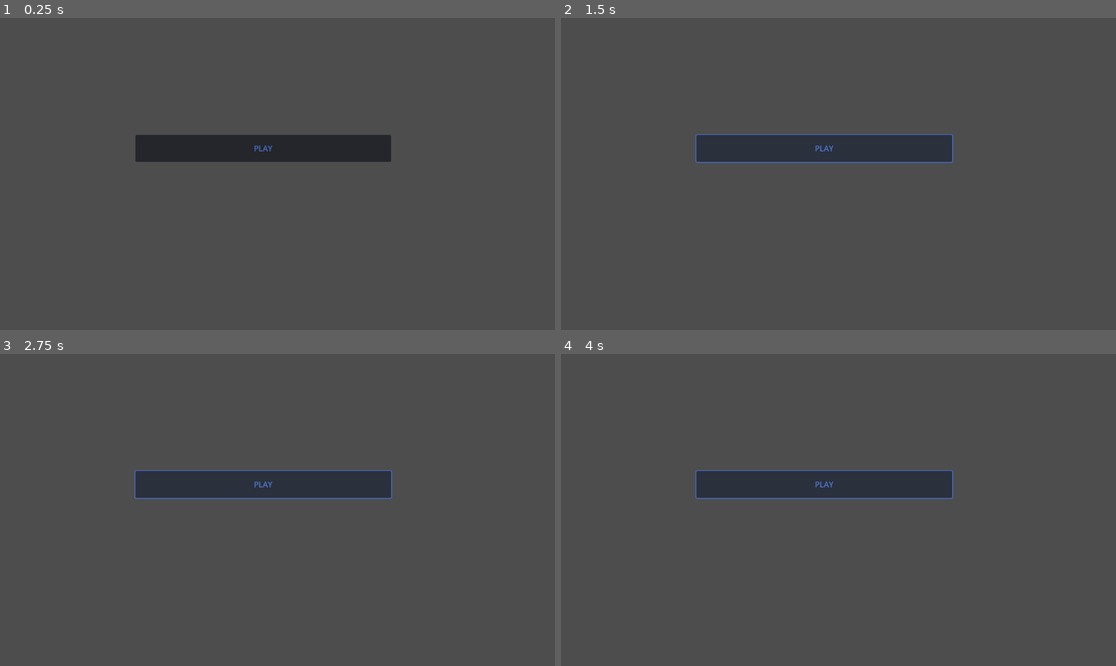
Above: before the commit, frames 1-4 (two rows, left to right).
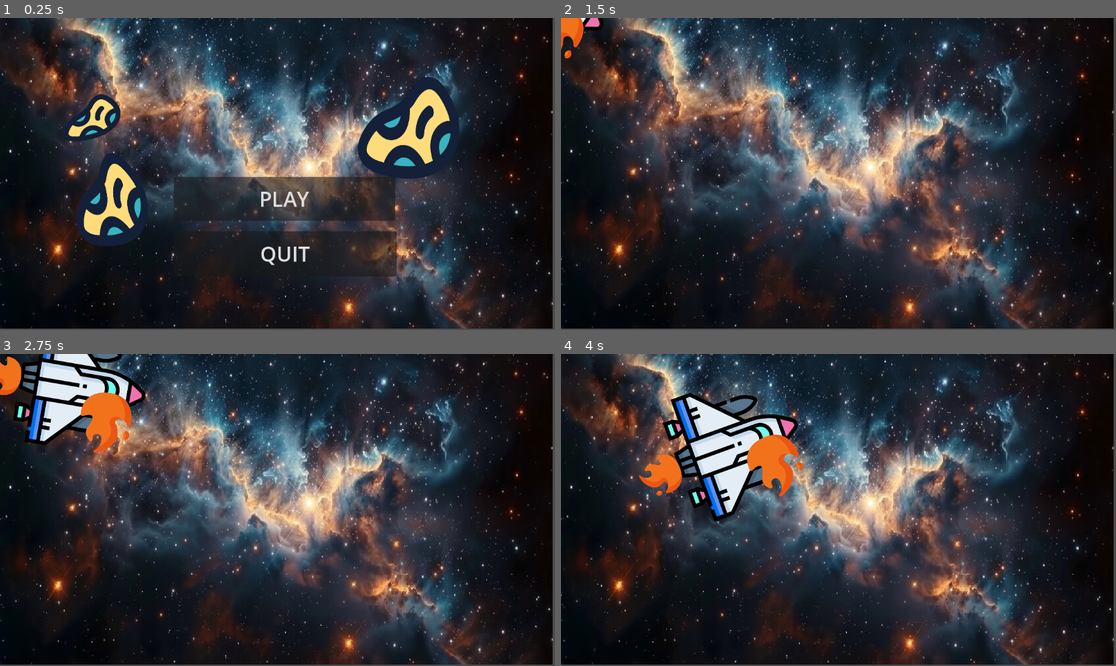
Above: after the commit, the same moments.

Repository: cools9/DistantWorlds
Game: Godot game, scene res://node_2d.tscn
Two runs of this game, one before a commit and one after it. Both use one fixed random seed, a clock stepped at 60 frames per second and the inputs below. Before the commit the project starts from res://main_screen.tscn.
Inputs (mouse positions are in pixels of both pictures, inside the frame that each line leads up to):
- Up to frame 1 (0.25 s): no input
- Up to frame 2 (1.5 s): click "PLAY" at 0.5 s; click (821, 149) at 1.25 s, where only the run before the commit has a clickable "PLAY"
- Up to frame 3 (2.75 s): tap Enter at 2 s; hold Right from 2.03 s (still down); tap Alt at 2.1 s
- Up to frame 4 (4 s): release Right at 2.78 s; hold Down 2.78-3.53 s; tap Shift at 2.85 s; hold Right from 3.53 s (still down); tap Alt at 3.6 s

The runs differ from the first frame. In frame 1, 92% of the frame differs, in the area x 0-100%, y 0-100%; in frame 2, 91%; in frame 3, 91%; in frame 4, 93%.

Commit message:
I DID THE CUTSCENE(NOT COMPLETELY)

Diff:
--- /dev/null
+++ b/asteroid.gd
@@ -0,0 +1,34 @@
+extends Node2D
+
+var speed = Vector2.ZERO
+var rotation_speed = 0.0
+
+func _ready():
+	var screen_size = get_viewport_rect().size
+
+	# Random position
+	position = Vector2(randf() * screen_size.x, randf() * screen_size.y)
+
+	# Random scale
+	scale = Vector2(randf_range(0.3, 1.0), randf_range(0.3, 1.0))
+
+	# Random speed
+	speed = Vector2(randf_range(-100, 100), randf_range(-100, 100))
+
+	# Random rotation speed
+	rotation_speed = randf_range(-2, 2)
+
+func _process(delta):
+	position += speed * delta
+	rotation += rotation_speed * delta
+
+	# Wrap around screen edges
+	var screen_size = get_viewport_rect().size
+	if position.x > screen_size.x:
+		position.x = 0
+	elif position.x < 0:
+		position.x = screen_size.x
+	if position.y > screen_size.y:
+		position.y = 0
+	elif position.y < 0:
+		position.y = screen_size.y
--- /dev/null
+++ b/asteroid.tscn
@@ -0,0 +1,15 @@
+[gd_scene load_steps=4 format=3 uid="uid://dncq0es188k0c"]
+
+[ext_resource type="Texture2D" uid="uid://b3flneqdbkyjf" path="res://meteorite.png" id="1_oabld"]
+[ext_resource type="Script" uid="uid://01787d10gge" path="res://asteroid.gd" id="1_p0ukn"]
+
+[sub_resource type="GDScript" id="GDScript_gm5ib"]
+
+[node name="asteroid" type="Node2D"]
+script = ExtResource("1_p0ukn")
+
+[node name="Sprite2D" type="Sprite2D" parent="."]
+position = Vector2(179, 221)
+scale = Vector2(0.606934, 0.698242)
+texture = ExtResource("1_oabld")
+script = SubResource("GDScript_gm5ib")
--- /dev/null
+++ b/background.tscn
@@ -0,0 +1,12 @@
+[gd_scene load_steps=2 format=3 uid="uid://djpafrvf2kum5"]
+
+[ext_resource type="Texture2D" uid="uid://croet3y4yy0q6" path="res://background.jpg" id="1_oabld"]
+
+[node name="background" type="Node2D"]
+z_index = -1
+
+[node name="Sprite2D" type="Sprite2D" parent="."]
+texture_filter = 1
+position = Vector2(573, 321)
+scale = Vector2(1.36949, 1.7975)
+texture = ExtResource("1_oabld")
--- a/main_screen.tscn
+++ /dev/null
@@ -1,27 +0,0 @@
-[gd_scene format=3 uid="uid://c3kc7l3rhcdq8"]
-
-[node name="Control" type="Control"]
-modulate = Color(0.334036, 0.499449, 0.863271, 1)
-self_modulate = Color(0.488496, 0.250801, 0.929626, 1)
-light_mask = 649
-visibility_layer = 133
-texture_filter = 2
-layout_mode = 3
-anchors_preset = 15
-anchor_right = 1.0
-anchor_bottom = 1.0
-offset_left = 4.0
-offset_top = -3.0
-offset_right = 4.0
-offset_bottom = -2.0
-grow_horizontal = 2
-grow_vertical = 2
-
-[node name="Button" type="Button" parent="."]
-layout_mode = 0
-offset_left = 277.0
-offset_top = 246.0
-offset_right = 808.0
-offset_bottom = 302.0
-tooltip_text = "START DA GAME"
-text = "PLAY"
--- /dev/null
+++ b/node_2d.gd
@@ -0,0 +1,8 @@
+extends Node2D
+
+
+func _on_button_pressed() -> void:
+	get_tree().quit()
+
+func _on_play_pressed() -> void:
+	get_tree().change_scene_to_file("res://scenes/first_cutscene.tscn")
--- /dev/null
+++ b/node_2d.tscn
@@ -0,0 +1,36 @@
+[gd_scene load_steps=5 format=3 uid="uid://57vtw8nade8j"]
+
+[ext_resource type="Script" uid="uid://dvk71mikth4tp" path="res://node_2d.gd" id="1_wtcfe"]
+[ext_resource type="PackedScene" uid="uid://dncq0es188k0c" path="res://asteroid.tscn" id="2_epypp"]
+[ext_resource type="PackedScene" uid="uid://br0c6gkrk2pr2" path="res://spawner.tscn" id="3_0hol4"]
+[ext_resource type="PackedScene" uid="uid://djpafrvf2kum5" path="res://background.tscn" id="4_0hol4"]
+
+[node name="Node2D" type="Node2D"]
+script = ExtResource("1_wtcfe")
+
+[node name="asteroid" parent="." instance=ExtResource("2_epypp")]
+
+[node name="spawner" parent="." instance=ExtResource("3_0hol4")]
+
+[node name="CanvasLayer" type="CanvasLayer" parent="."]
+
+[node name="PLAY" type="Button" parent="CanvasLayer"]
+offset_left = 361.0
+offset_top = 330.0
+offset_right = 820.0
+offset_bottom = 421.0
+theme_override_font_sizes/font_size = 43
+text = "PLAY"
+
+[node name="Button" type="Button" parent="CanvasLayer"]
+offset_left = 361.0
+offset_top = 443.0
+offset_right = 823.0
+offset_bottom = 537.0
+theme_override_font_sizes/font_size = 43
+text = "QUIT"
+
+[node name="background" parent="." instance=ExtResource("4_0hol4")]
+
+[connection signal="pressed" from="CanvasLayer/PLAY" to="." method="_on_play_pressed"]
+[connection signal="pressed" from="CanvasLayer/Button" to="." method="_on_button_pressed"]
--- a/project.godot
+++ b/project.godot
@@ -11,7 +11,7 @@
 [application]
 
 config/name="DistantWorlds"
-run/main_scene="res://main_screen.tscn"
+run/main_scene="uid://57vtw8nade8j"
 config/features=PackedStringArray("4.4", "Forward Plus")
 config/icon="res://icon.svg"
 
--- /dev/null
+++ b/scenes/first_cutscene.gd
@@ -0,0 +1,13 @@
+extends Node2D
+func _ready():
+	$AnimationPlayer.play("fly_in")
+	$mayday.play()
+	$sink_rate.play()
+	$beep.play()
+
+func _on_animation_player_animation_finished(anim_name):
+	if anim_name == "fly_in":
+		$beep.stop()
+		$mayday.stop()
+		$sink_rate.stop()
+		get_tree().change_scene_to_file("res://node_2d.tscn")
--- /dev/null
+++ b/scenes/first_cutscene.tscn
@@ -0,0 +1,115 @@
+[gd_scene load_steps=11 format=3 uid="uid://bocyrtp35dsa0"]
+
+[ext_resource type="Texture2D" uid="uid://8f5yh7ywsl4i" path="res://spaceship.png" id="1_3y6k8"]
+[ext_resource type="Script" uid="uid://d20pmjici83ou" path="res://scenes/first_cutscene.gd" id="1_o34km"]
+[ext_resource type="Texture2D" uid="uid://co6cnqx0xex02" path="res://fire.png" id="2_fmapg"]
+[ext_resource type="AudioStream" uid="uid://bywllmt0mxana" path="res://sounds/mayday.mp3" id="3_qreko"]
+[ext_resource type="AudioStream" uid="uid://dh8rkl3nclwyc" path="res://sounds/sink_rate.mp3" id="4_4swq3"]
+[ext_resource type="AudioStream" uid="uid://coteatjc0eleq" path="res://sounds/warning.mp3" id="5_o34km"]
+[ext_resource type="PackedScene" uid="uid://djpafrvf2kum5" path="res://background.tscn" id="7_ofmlk"]
+
+[sub_resource type="Animation" id="Animation_fmapg"]
+resource_name = "fly_in"
+length = 10.0
+tracks/0/type = "value"
+tracks/0/imported = false
+tracks/0/enabled = true
+tracks/0/path = NodePath("spaceship:position")
+tracks/0/interp = 1
+tracks/0/loop_wrap = true
+tracks/0/keys = {
+"times": PackedFloat32Array(0.133333, 9.4),
+"transitions": PackedFloat32Array(1, 1),
+"update": 0,
+"values": [Vector2(-137, -134), Vector2(1288, 764)]
+}
+tracks/1/type = "value"
+tracks/1/imported = false
+tracks/1/enabled = true
+tracks/1/path = NodePath("spaceship:rotation")
+tracks/1/interp = 1
+tracks/1/loop_wrap = true
+tracks/1/keys = {
+"times": PackedFloat32Array(0.166667, 3.2, 5.96667, 7.9, 9.36667),
+"transitions": PackedFloat32Array(1, 1, 1, 1, 1),
+"update": 0,
+"values": [2.44346, 1.36659, -0.607375, -4.37729, -5.09462]
+}
+
+[sub_resource type="Animation" id="Animation_qreko"]
+length = 0.001
+tracks/0/type = "value"
+tracks/0/imported = false
+tracks/0/enabled = true
+tracks/0/path = NodePath("spaceship:position")
+tracks/0/interp = 1
+tracks/0/loop_wrap = true
+tracks/0/keys = {
+"times": PackedFloat32Array(0),
+"transitions": PackedFloat32Array(1),
+"update": 0,
+"values": [Vector2(-137, -134)]
+}
+tracks/1/type = "value"
+tracks/1/imported = false
+tracks/1/enabled = true
+tracks/1/path = NodePath("spaceship:rotation")
+tracks/1/interp = 1
+tracks/1/loop_wrap = true
+tracks/1/keys = {
+"times": PackedFloat32Array(0),
+"transitions": PackedFloat32Array(1),
+"update": 0,
+"values": [2.44346]
+}
+
+[sub_resource type="AnimationLibrary" id="AnimationLibrary_n2ft0"]
+_data = {
+&"RESET": SubResource("Animation_qreko"),
+&"fly_in": SubResource("Animation_fmapg")
+}
+
+[node name="FirstCutscene" type="Node2D"]
+script = ExtResource("1_o34km")
+
+[node name="spaceship" type="Sprite2D" parent="."]
+position = Vector2(-137, -134)
+rotation = 2.44346
+scale = Vector2(0.524414, 0.513672)
+texture = ExtResource("1_3y6k8")
+offset = Vector2(10, 0)
+
+[node name="flame" type="Sprite2D" parent="spaceship"]
+position = Vector2(21.7417, 336.239)
+rotation = 3.14159
+scale = Vector2(0.429746, 0.327253)
+texture = ExtResource("2_fmapg")
+
+[node name="anoterh_flame" type="Sprite2D" parent="spaceship"]
+position = Vector2(139.709, -114.714)
+rotation = 1.48877
+scale = Vector2(0.576592, 0.471013)
+texture = ExtResource("2_fmapg")
+
+[node name="AnimationPlayer" type="AnimationPlayer" parent="."]
+libraries = {
+&"": SubResource("AnimationLibrary_n2ft0")
+}
+
+[node name="mayday" type="AudioStreamPlayer" parent="."]
+stream = ExtResource("3_qreko")
+volume_db = 4.0
+parameters/looping = true
+
+[node name="sink_rate" type="AudioStreamPlayer" parent="."]
+stream = ExtResource("4_4swq3")
+volume_db = 4.0
+parameters/looping = true
+
+[node name="beep" type="AudioStreamPlayer" parent="."]
+stream = ExtResource("5_o34km")
+parameters/looping = true
+
+[node name="background" parent="." instance=ExtResource("7_ofmlk")]
+
+[connection signal="animation_finished" from="AnimationPlayer" to="." method="_on_animation_player_animation_finished"]
--- /dev/null
+++ b/spawner.gd
@@ -0,0 +1,12 @@
+# AsteroidSpawner.gd
+extends Node2D
+
+var AsteroidScene = preload("res://asteroid.tscn")  # correct path!
+
+var asteroid_count = 5
+
+func _ready():
+	randomize()  # important! seeds RNG once
+	for i in range(asteroid_count):
+		var asteroid = AsteroidScene.instantiate()
+		add_child(asteroid)  # each asteroid is a separate node
--- /dev/null
+++ b/spawner.tscn
@@ -0,0 +1,6 @@
+[gd_scene load_steps=2 format=3 uid="uid://br0c6gkrk2pr2"]
+
+[ext_resource type="Script" uid="uid://dkqip4rqghiv3" path="res://spawner.gd" id="1_yp5lu"]
+
+[node name="spawner" type="Node2D"]
+script = ExtResource("1_yp5lu")
Not shown, added: asteroid.gd.uid
Binary file added: background.jpg
Not shown, added: background.jpg.import
Binary file added: fire.png
Not shown, added: fire.png.import
Binary file added: meteorite.png
Not shown, added: meteorite.png.import
Not shown, added: node_2d.gd.uid
Not shown, added: scenes/first_cutscene.gd.uid
Not shown, added: sounds/mayday.mp3.import
Not shown, added: sounds/sink_rate.mp3.import
Not shown, added: sounds/warning.mp3.import
(and 6 more such lines)
